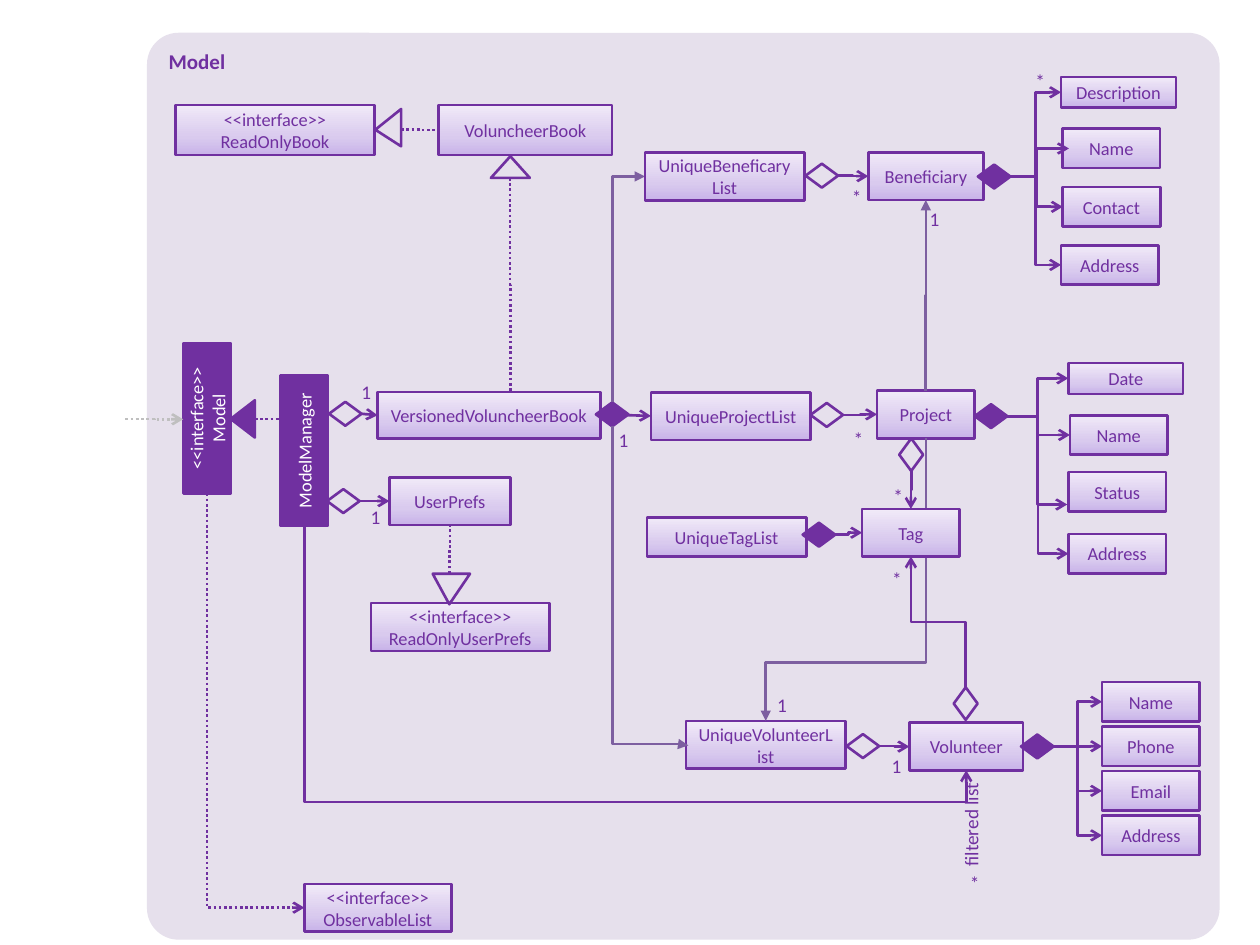
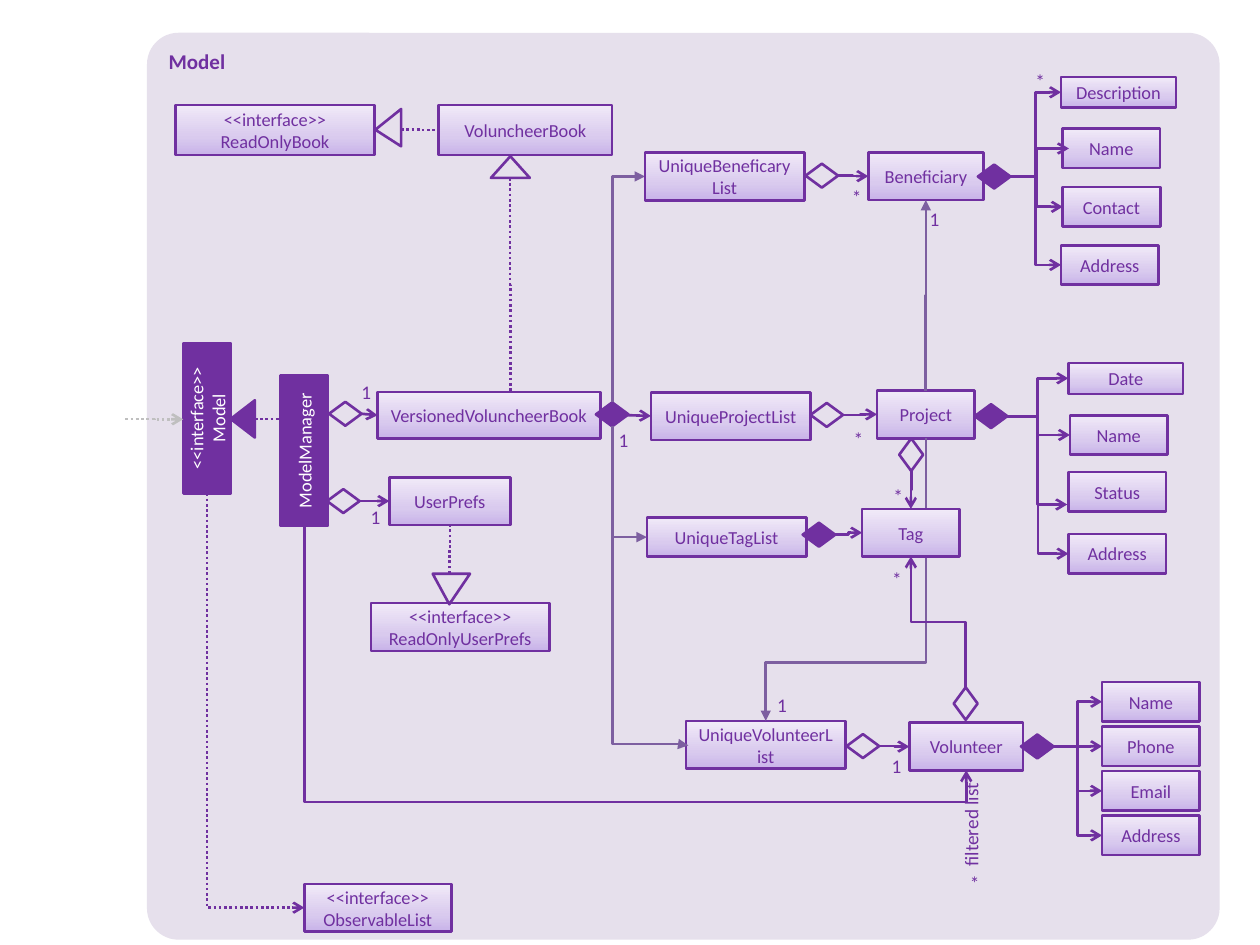
Before and after one commit to quinnzzzzz/main, a slide deck: slide 2 of docs/diagrams/ModelComponentClassDiagram.pptx. Drawn at 1260x945 pixels with LibreOffice and Linux fonts; fonts in the diff are those of the drawing. Boxes give left, top, right and bottom in pixels: in the first picture for what was removed or moved away, otherwise in the second. Text is boxed around its words. In the diff, an @@ line names an element or a change of style, - is before the commit and + after.

```diff
--- a/docs/diagrams/ModelComponentClassDiagram.pptx
+++ b/docs/diagrams/ModelComponentClassDiagram.pptx
@@ elbow arrow added from (612, 427) to (646, 537), #7D60A0 1.5 pt @@
```
Also in this commit, not shown: 1 other file.
